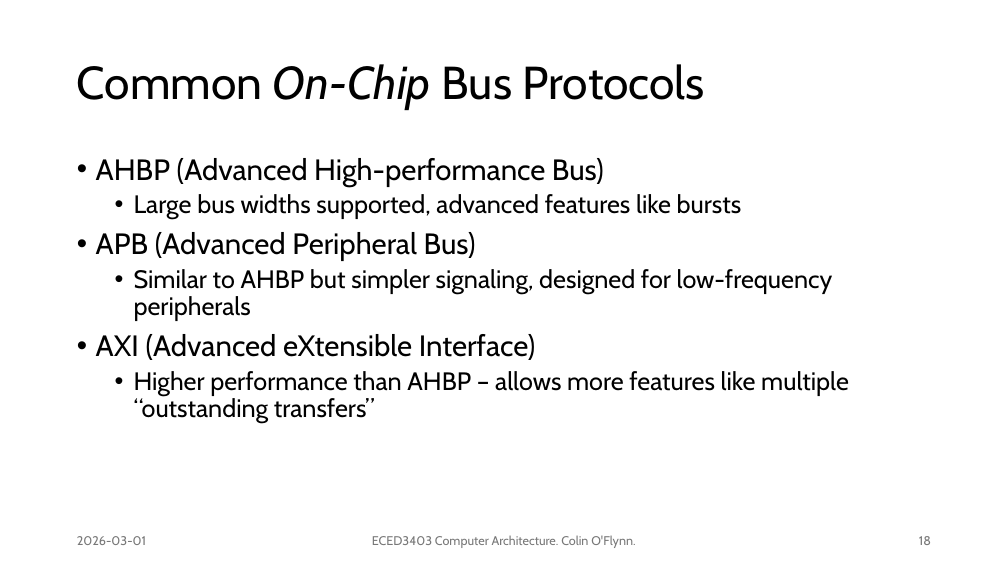
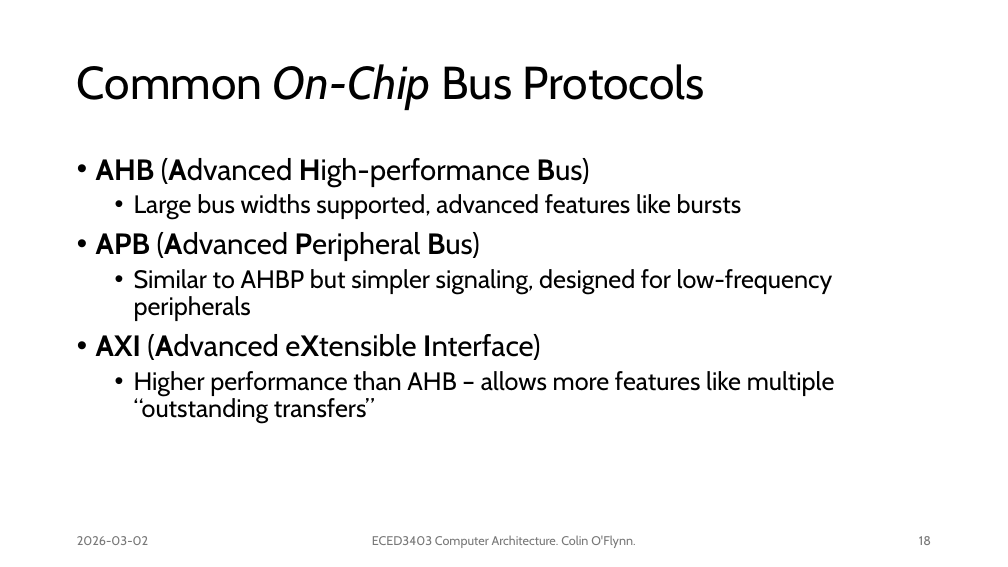
Before and after one commit to colinoflynn/eced3403-computer-architecture, a slide deck: slide 18 of slides/3403 - 4.1 - Memory Busses.pptx. Drawn at 1008x567 pixels with LibreOffice and Linux fonts; fonts in the diff are those of the drawing. Boxes give left, top, right and bottom in pixels: in the first picture for what was removed or moved away, otherwise in the second. Text is boxed around its words. In the diff, an @@ line names an element or a change of style, - is before the commit and + after.

```diff
--- a/slides/3403 - 4.1 - Memory Busses.pptx
+++ b/slides/3403 - 4.1 - Memory Busses.pptx
@@ text at bbox=[96, 158, 590, 187]: text changed @@
-• AHBP (Advanced High-performance Bus)
+• AHB (Advanced High-performance Bus)
@@ text at bbox=[96, 232, 540, 360]: bold on in "APB (Advanced Peripheral Bus)", "AXI (Advanced eXtensible Interface)" @@
@@ text at bbox=[134, 371, 835, 423]: text changed @@
-  • Higher performance than AHBP – allows more features like multiple “outstanding transfers”
+  • Higher performance than AHB – allows more features like multiple “outstanding transfers”
@@ text at bbox=[77, 536, 148, 545]: text changed @@
-2026-03-01
+2026-03-02
```
Also in this commit, not shown: 29 other slides changed, 5 slides added.
